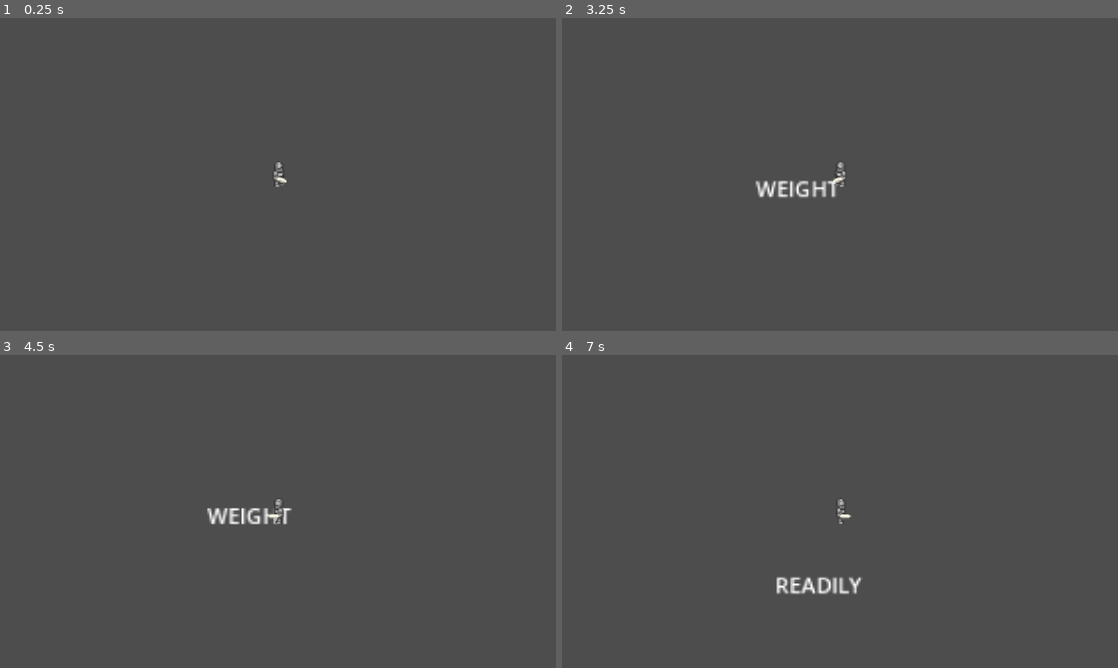
Above: before the commit, frames 1-4 (two rows, left to right).
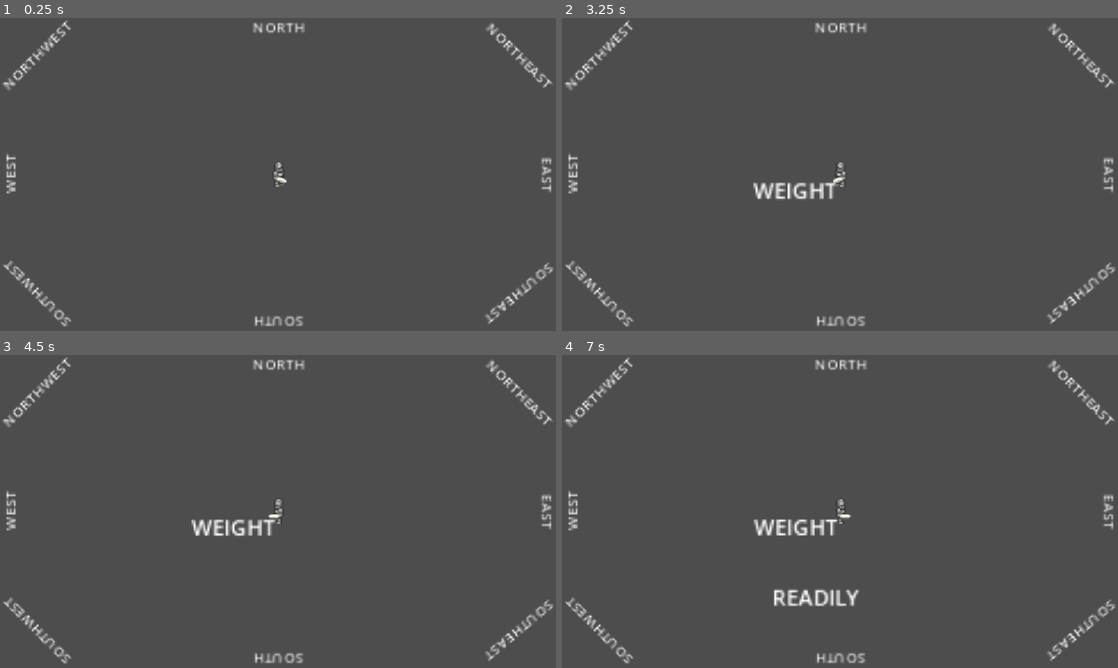
Above: after the commit, the same moments.

Repository: MattDirty/upsi6
Game: Godot game, scene res://Playground.tscn
Same seed, same stepped clock (60 frames per second), same inputs: the game is played once before the commit and once after it.
Inputs (mouse positions are in pixels of both pictures, inside the frame that each line leads up to):
- Up to frame 1 (0.25 s): no input
- Up to frame 2 (3.25 s): tap Enter at 0.5, 2 s; move the mouse to (962, 158) at 0.52 s; tap Space at 1.25, 2.75 s; move the mouse to (728, 190) at 1.27 s; move the mouse to (895, 105) at 2.02 s; move the mouse to (812, 237) at 2.77 s
- Up to frame 3 (4.5 s): move the mouse to (444, 558) at 3.52 s; move the mouse to (111, 464) at 4.27 s
- Up to frame 4 (7 s): move the mouse to (867, 511) at 5.02 s; move the mouse to (756, 433) at 5.77 s; move the mouse to (962, 495) at 6.52 s

The runs differ from the first frame. In frame 1, 1.9% of the frame differs, in the area x 0-100%, y 0-99%; in frame 2, 2.5%; in frame 3, 2.8%; in frame 4, 3.4%.

Commit message:
added cardinal directions for player to turn to

Diff:
--- a/Characters/Enemies/Enemy.gd
+++ b/Characters/Enemies/Enemy.gd
@@ -40,16 +40,11 @@
 
 func creep_towards_vector2(target: Vector2, delta: float):
 	var direction = (target - position).normalized()
-	velocity = direction * speed
+	velocity = direction * speed * delta
 	move_and_slide()
 
 # Called every frame. 'delta' is the elapsed time since the previous frame.
 func _process(_delta):
-	var direction = Orientation.get_direction_from_angle(velocity.angle())
 
-	creep_towards_vector2(Manager.PlayerInstance.position, _delta)
-
-	var action = "Idle"
-	if velocity.length() > 0:
-		action = "Move"
-	# Animator.changeAnimation(action, direction)
+	if Manager.PlayerInstance != null:
+		creep_towards_vector2(Manager.PlayerInstance.position, _delta)
--- a/Characters/Player/Player.tscn
+++ b/Characters/Player/Player.tscn
@@ -3,6 +3,7 @@
 [ext_resource type="SpriteFrames" uid="uid://tou3q510o7gi" path="res://Characters/Player/Frames/Knight.tres" id="1_m3jou"]
 [ext_resource type="Script" uid="uid://b7sav0hm61fgk" path="res://Characters/Player/Player.gd" id="1_mdy0c"]
 [ext_resource type="PackedScene" uid="uid://cglgd13076bip" path="res://Characters/CharacterAnimator.tscn" id="2_2fedm"]
+[ext_resource type="LabelSettings" uid="uid://6ho7k12bl0cd" path="res://Characters/Player/cardinal_label_settings.tres" id="4_aj84o"]
 
 [sub_resource type="RectangleShape2D" id="RectangleShape2D_au0si"]
 size = Vector2(8, 16)
@@ -21,3 +22,181 @@
 [node name="CharacterAnimator" parent="." unique_id=1496175084 instance=ExtResource("2_2fedm")]
 sprite_frames = ExtResource("1_m3jou")
 animation = &"IdleSouth"
+
+[node name="Directions" type="Node2D" parent="." unique_id=1911983107]
+
+[node name="N" type="Node2D" parent="Directions" unique_id=1133041585]
+position = Vector2(0, -110)
+
+[node name="Label" type="Label" parent="Directions/N" unique_id=766963569]
+anchors_preset = 8
+anchor_left = 0.5
+anchor_top = 0.5
+anchor_right = 0.5
+anchor_bottom = 0.5
+offset_left = -28.5
+offset_top = -11.5
+offset_right = 28.5
+offset_bottom = 11.5
+grow_horizontal = 2
+grow_vertical = 2
+text = "North"
+label_settings = ExtResource("4_aj84o")
+horizontal_alignment = 1
+vertical_alignment = 1
+uppercase = true
+
+[node name="S" type="Node2D" parent="Directions" unique_id=590268718]
+position = Vector2(0, 110)
+rotation = -3.1415927
+
+[node name="Label" type="Label" parent="Directions/S" unique_id=566853065]
+anchors_preset = 8
+anchor_left = 0.5
+anchor_top = 0.5
+anchor_right = 0.5
+anchor_bottom = 0.5
+offset_left = -28.5
+offset_top = -11.5
+offset_right = 28.5
+offset_bottom = 11.5
+grow_horizontal = 2
+grow_vertical = 2
+text = "South"
+label_settings = ExtResource("4_aj84o")
+horizontal_alignment = 1
+vertical_alignment = 1
+uppercase = true
+
+[node name="E" type="Node2D" parent="Directions" unique_id=309502567]
+position = Vector2(201, 0)
+rotation = 1.5707964
+
+[node name="Label" type="Label" parent="Directions/E" unique_id=1704244798]
+anchors_preset = 8
+anchor_left = 0.5
+anchor_top = 0.5
+anchor_right = 0.5
+anchor_bottom = 0.5
+offset_left = -28.5
+offset_top = -11.5
+offset_right = 28.5
+offset_bottom = 11.5
+grow_horizontal = 2
+grow_vertical = 2
+text = "East"
+label_settings = ExtResource("4_aj84o")
+horizontal_alignment = 1
+vertical_alignment = 1
+uppercase = true
+
+[node name="W" type="Node2D" parent="Directions" unique_id=119838777]
+position = Vector2(-200, 0)
+rotation = -1.5707964
+
+[node name="Label" type="Label" parent="Directions/W" unique_id=513345912]
+anchors_preset = 8
+anchor_left = 0.5
+anchor_top = 0.5
+anchor_right = 0.5
+anchor_bottom = 0.5
+offset_left = -28.5
+offset_top = -11.5
+offset_right = 28.5
+offset_bottom = 11.5
+grow_horizontal = 2
+grow_vertical = 2
+text = "West"
+label_settings = ExtResource("4_aj84o")
+horizontal_alignment = 1
+vertical_alignment = 1
+uppercase = true
+
+[node name="NW" type="Node2D" parent="Directions" unique_id=1559914836]
+position = Vector2(-180, -89)
+rotation = -0.7853982
+
+[node name="Label" type="Label" parent="Directions/NW" unique_id=177815761]
+anchors_preset = 8
+anchor_left = 0.5
+anchor_top = 0.5
+anchor_right = 0.5
+anchor_bottom = 0.5
+offset_left = -28.5
+offset_top = -11.5
+offset_right = 28.5
+offset_bottom = 11.5
+grow_horizontal = 2
+grow_vertical = 2
+text = "NorthWest"
+label_settings = ExtResource("4_aj84o")
+horizontal_alignment = 1
+vertical_alignment = 1
+uppercase = true
+
+[node name="NE" type="Node2D" parent="Directions" unique_id=2043832462]
+position = Vector2(180, -89)
+rotation = 0.7853982
+
+[node name="Label" type="Label" parent="Directions/NE" unique_id=185705859]
+anchors_preset = 8
+anchor_left = 0.5
+anchor_top = 0.5
+anchor_right = 0.5
+anchor_bottom = 0.5
+offset_left = -28.5
+offset_top = -11.5
+offset_right = 28.5
+offset_bottom = 11.5
+grow_horizontal = 2
+grow_vertical = 2
+text = "NorthEast"
+label_settings = ExtResource("4_aj84o")
+horizontal_alignment = 1
+vertical_alignment = 1
+uppercase = true
+
+[node name="SE" type="Node2D" parent="Directions" unique_id=2145085294]
+position = Vector2(180, 89)
+rotation = 2.443461
+scale = Vector2(0.99999994, 0.99999994)
+
+[node name="Label" type="Label" parent="Directions/SE" unique_id=1910510460]
+anchors_preset = 8
+anchor_left = 0.5
+anchor_top = 0.5
+anchor_right = 0.5
+anchor_bottom = 0.5
+offset_left = -28.5
+offset_top = -11.5
+offset_right = 28.5
+offset_bottom = 11.5
+grow_horizontal = 2
+grow_vertical = 2
+text = "SouthEast"
+label_settings = ExtResource("4_aj84o")
+horizontal_alignment = 1
+vertical_alignment = 1
+uppercase = true
+
+[node name="SW" type="Node2D" parent="Directions" unique_id=2025438998]
+position = Vector2(-180, 89)
+rotation = -2.3561945
+
+[node name="Label" type="Label" parent="Directions/SW" unique_id=2025257476]
+anchors_preset = 8
+anchor_left = 0.5
+anchor_top = 0.5
+anchor_right = 0.5
+anchor_bottom = 0.5
+offset_left = -28.5
+offset_top = -11.5
+offset_right = 28.5
+offset_bottom = 11.5
+grow_horizontal = 2
+grow_vertical = 2
+text = "SouthWest"
+label_settings = ExtResource("4_aj84o")
+horizontal_alignment = 1
+vertical_alignment = 1
+uppercase = true
--- /dev/null
+++ b/Characters/Player/cardinal_label_settings.tres
@@ -0,0 +1,6 @@
+[gd_resource type="LabelSettings" format=3 uid="uid://6ho7k12bl0cd"]
+
+[resource]
+font_size = 11
+outline_size = 1
+outline_color = Color(0, 0, 0, 1)
